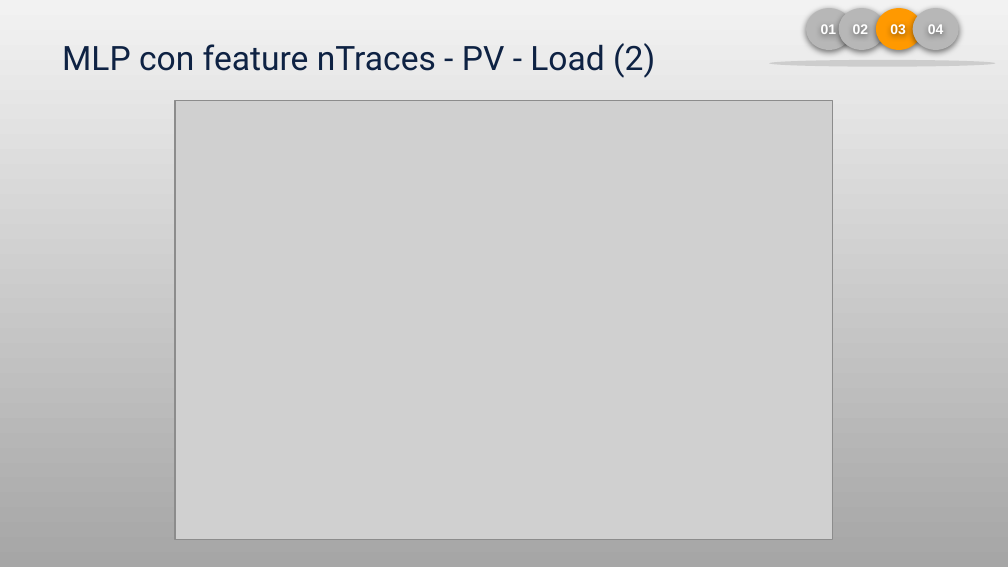
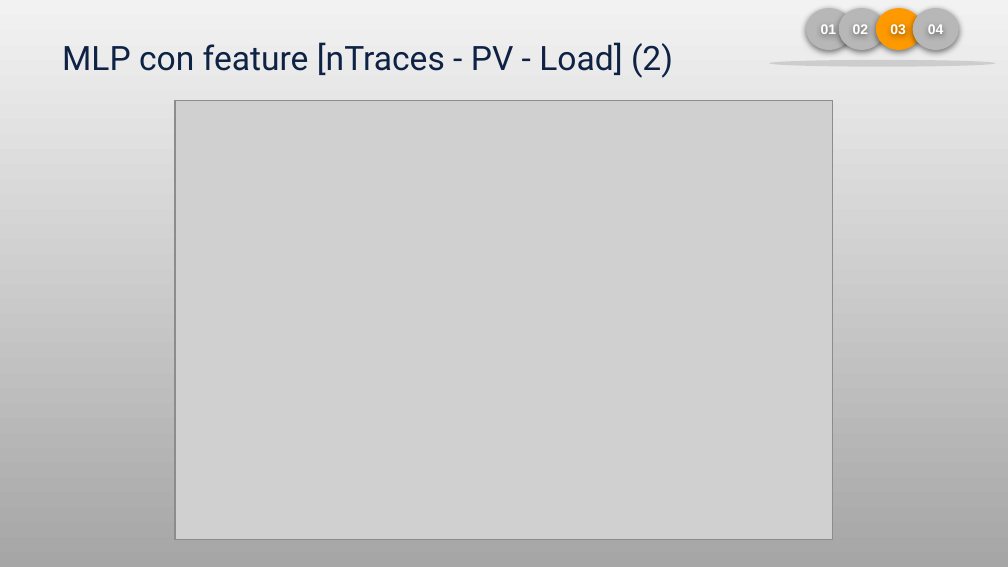
Before and after one commit to LorenzoPiazza/MachineLearning-case-study, a slide deck: slide 17 of Piazza-Presentazione.pptx. Drawn at 1008x567 pixels with LibreOffice and Linux fonts; fonts in the diff are those of the drawing; grey boxes stand for pictures. Boxes give left, top, right and bottom in pixels: in the first picture for what was removed or moved away, otherwise in the second. Text is boxed around its words. In the diff, an @@ line names an element or a change of style, - is before the commit and + after.

```diff
--- a/Piazza-Presentazione.pptx
+++ b/Piazza-Presentazione.pptx
@@ text at box(62, 42, 673, 78): text changed @@
-MLP con feature nTraces - PV - Load (2)
+MLP con feature [nTraces - PV - Load] (2)
```
Also in this commit, not shown: 3 other slides changed, 1 other file.
